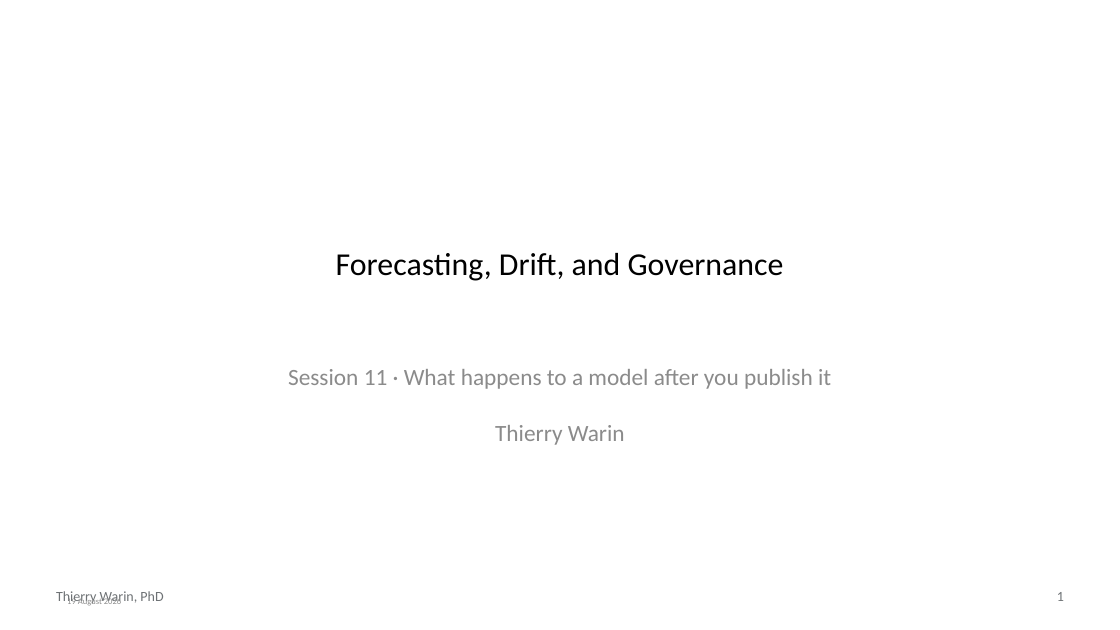
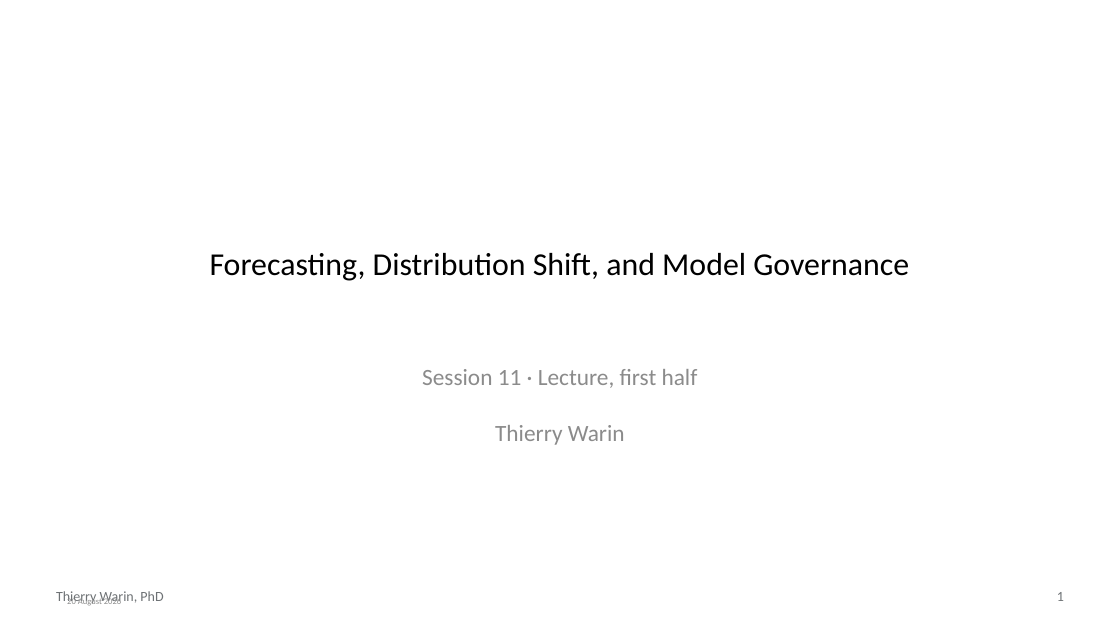
Before and after one commit to warint/quantitative-methods, a slide deck: slide 1 of 11-forecasting-drift-and-governance/slides.pptx. Drawn at 1120x630 pixels with LibreOffice and Linux fonts; fonts in the diff are those of the drawing. Boxes give left, top, right and bottom in pixels: in the first picture for what was removed or moved away, otherwise in the second. Text is boxed around its words. In the diff, an @@ line names an element or a change of style, - is before the commit and + after.

```diff
--- a/11-forecasting-drift-and-governance/slides.pptx
+++ b/11-forecasting-drift-and-governance/slides.pptx
@@ title at [210, 253, 909, 281]: text changed @@
-Forecasting, Drift, and Governance
+Forecasting, Distribution Shift, and Model Governance
@@ subtitle at [56, 369, 698, 605]: text changed @@
-Session 11 · What happens to a model after you publish it
-Thierry Warin
+Session 11 · Lecture, first half
+Thierry Warin
```
Also in this commit, not shown: 8 other slides changed, 25 slides added, 15 slides removed, 13 other files.
